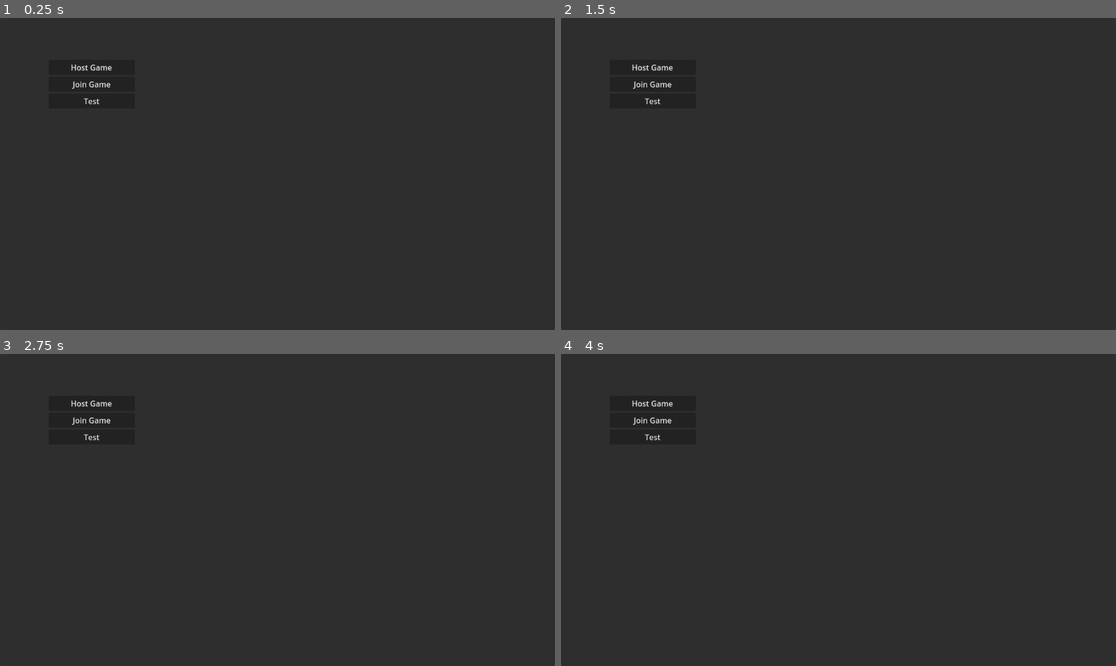
Above: before the commit, frames 1-4 (two rows, left to right).
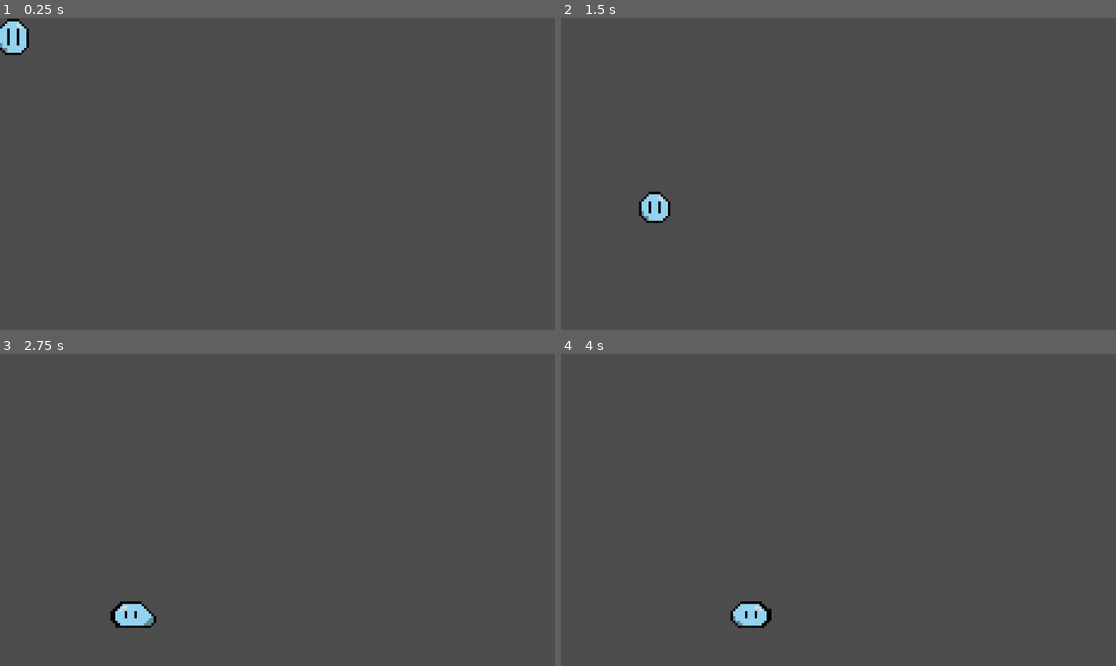
Above: after the commit, the same moments.

Repository: Maxx-bl/maxiflop
Game: Godot game, scene res://scenes/main.tscn
Two runs of this game, one before a commit and one after it. Both use one fixed random seed, a clock stepped at 60 frames per second and the inputs below. Before the commit the project starts from res://scenes/main_menu.tscn.
Inputs:
- Up to frame 1 (0.25 s): no input
- Up to frame 2 (1.5 s): hold Right (right, bound only after the commit) from 0.53 s (still down); tap Up (jump, bound only after the commit) at 0.6, 0.77, 1.07, 1.35 s
- Up to frame 3 (2.75 s): tap Up (jump, bound only after the commit) at 1.52, 1.82, 2.1 s; release Right (right, bound only after the commit) at 2.03 s; hold Left (left, bound only after the commit) from 2.03 s (still down)
- Up to frame 4 (4 s): release Left (left, bound only after the commit) at 2.78 s; hold Right (right, bound only after the commit) from 2.78 s (still down); tap Up (jump, bound only after the commit) at 2.85, 3.02, 3.32, 3.6, 3.77 s

The runs differ from the first frame. In frame 1, 100% of the frame differs, in the area x 0-100%, y 0-100%; in frame 2, 100%; in frame 3, 100%; in frame 4, 100%.

Commit message:
update jeu

Diff:
--- a/maxiflop/project.godot
+++ b/maxiflop/project.godot
@@ -11,7 +11,7 @@
 [application]
 
 config/name="maxiflop"
-run/main_scene="uid://cjl6rw0gioiki"
+run/main_scene="uid://dvpb3ftgpkb7f"
 config/features=PackedStringArray("4.4", "Forward Plus")
 config/icon="res://icon.svg"
 
@@ -23,3 +23,36 @@
 [dotnet]
 
 project/assembly_name="maxiflop"
+
+[input]
+
+left={
+"deadzone": 0.2,
+"events": [Object(InputEventKey,"resource_local_to_scene":false,"resource_name":"","device":-1,"window_id":0,"alt_pressed":false,"shift_pressed":false,"ctrl_pressed":false,"meta_pressed":false,"pressed":false,"keycode":0,"physical_keycode":4194319,"key_label":0,"unicode":0,"location":0,"echo":false,"script":null)
+, Object(InputEventKey,"resource_local_to_scene":false,"resource_name":"","device":-1,"window_id":0,"alt_pressed":false,"shift_pressed":false,"ctrl_pressed":false,"meta_pressed":false,"pressed":false,"keycode":0,"physical_keycode":65,"key_label":0,"unicode":97,"location":0,"echo":false,"script":null)
+, Object(InputEventKey,"resource_local_to_scene":false,"resource_name":"","device":-1,"window_id":0,"alt_pressed":false,"shift_pressed":false,"ctrl_pressed":false,"meta_pressed":false,"pressed":false,"keycode":0,"physical_keycode":81,"key_label":0,"unicode":113,"location":0,"echo":false,"script":null)
+]
+}
+right={
+"deadzone": 0.2,
+"events": [Object(InputEventKey,"resource_local_to_scene":false,"resource_name":"","device":-1,"window_id":0,"alt_pressed":false,"shift_pressed":false,"ctrl_pressed":false,"meta_pressed":false,"pressed":false,"keycode":0,"physical_keycode":4194321,"key_label":0,"unicode":0,"location":0,"echo":false,"script":null)
+, Object(InputEventKey,"resource_local_to_scene":false,"resource_name":"","device":-1,"window_id":0,"alt_pressed":false,"shift_pressed":false,"ctrl_pressed":false,"meta_pressed":false,"pressed":false,"keycode":0,"physical_keycode":68,"key_label":0,"unicode":100,"location":0,"echo":false,"script":null)
+]
+}
+jump={
+"deadzone": 0.2,
+"events": [Object(InputEventKey,"resource_local_to_scene":false,"resource_name":"","device":-1,"window_id":0,"alt_pressed":false,"shift_pressed":false,"ctrl_pressed":false,"meta_pressed":false,"pressed":false,"keycode":0,"physical_keycode":4194320,"key_label":0,"unicode":0,"location":0,"echo":false,"script":null)
+, Object(InputEventKey,"resource_local_to_scene":false,"resource_name":"","device":-1,"window_id":0,"alt_pressed":false,"shift_pressed":false,"ctrl_pressed":false,"meta_pressed":false,"pressed":false,"keycode":0,"physical_keycode":32,"key_label":0,"unicode":32,"location":0,"echo":false,"script":null)
+, Object(InputEventKey,"resource_local_to_scene":false,"resource_name":"","device":-1,"window_id":0,"alt_pressed":false,"shift_pressed":false,"ctrl_pressed":false,"meta_pressed":false,"pressed":false,"keycode":0,"physical_keycode":87,"key_label":0,"unicode":119,"location":0,"echo":false,"script":null)
+]
+}
+down={
+"deadzone": 0.2,
+"events": [Object(InputEventKey,"resource_local_to_scene":false,"resource_name":"","device":-1,"window_id":0,"alt_pressed":false,"shift_pressed":false,"ctrl_pressed":false,"meta_pressed":false,"pressed":false,"keycode":0,"physical_keycode":4194322,"key_label":0,"unicode":0,"location":0,"echo":false,"script":null)
+, Object(InputEventKey,"resource_local_to_scene":false,"resource_name":"","device":-1,"window_id":0,"alt_pressed":false,"shift_pressed":false,"ctrl_pressed":false,"meta_pressed":false,"pressed":false,"keycode":0,"physical_keycode":83,"key_label":0,"unicode":115,"location":0,"echo":false,"script":null)
+]
+}
+
+[rendering]
+
+textures/canvas_textures/default_texture_filter=0
Not shown, added: maxiflop/assets/player-spritesheet.png.import
Not shown: 1 places in maxiflop/scenes/game.tscn that only renumber resources
Not shown: 1 places in maxiflop/scenes/main.tscn that only renumber resources
Not shown: 1 places in maxiflop/scenes/main_menu.tscn that only renumber resources
Not shown: 1 places in maxiflop/scenes/player.tscn that only renumber resources
Not shown, added: maxiflop/scripts/game_manager.gd.uid
Not shown, added: maxiflop/scripts/player.gd.uid
